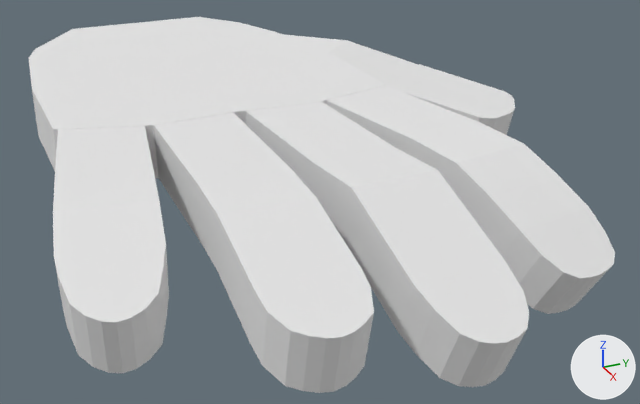
The OBJ model models/hand.obj: old version first, new version second.
Rendered twice from a 50 mm lens placed at (11.13, -3.13, 3.6), pointed at (2.0, 0.98, -0.97). Every picture has the same lights, and +X, +Y and +Z are marked at lower right. Where no turn or scale is listed for an object, it has been applied to the vertices.
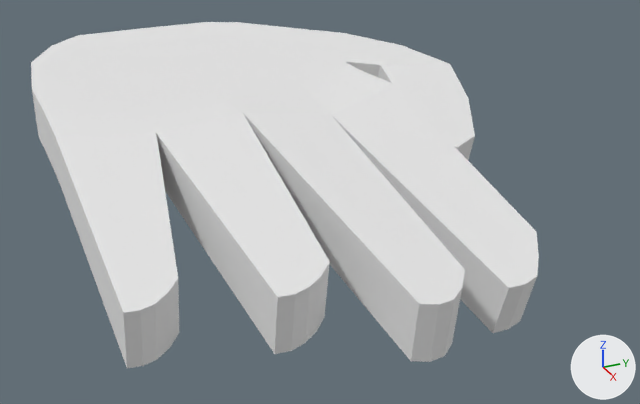
Location of each change, [x1, y1, x2, y2] in pixels of the pictures (640 x 404 px):
'Cube', reshaped (43% wider, 114% taller): before [29, 17, 385, 178]; after [31, 22, 539, 368]
'Cube.001', deleted: before [246, 102, 529, 387]
'Cube.002', deleted: before [154, 113, 374, 393]
'Cube.003', deleted: before [53, 126, 169, 373]
'Cube.004', deleted: before [327, 85, 615, 314]
'Cube.006', deleted: before [389, 64, 515, 135]
'Cube.005', deleted: before [282, 34, 418, 86]

What the commit changed:
me_cube is used by ob_cube; location (0.0, 0.0, 0.0).
me_cube had 98 vertices, 96 faces and spanned x -2.93..1.95, y -2.03..2.03, z -0.32..0.32.
me_cube now has 505 vertices, 438 faces and spans x -2.53..5.73, y -2.03..3.41, z -1.21..0.39.
me_cube part 1: 54 vertices moved from x -2.93..1.95, y -2.03..2.03, z -0.32..0.32 to x -2.53..2.22, y -2.03..2.24, z -0.35..0.39; 6 vertices removed from x 1.95, y -1.02..1.02, z -0.16..0.16; 413 vertices added at x -0.97..5.73, y -2.03..3.41, z -1.21..0.32.
Object 'Cube.001' (ob_cube_001) is deleted.
Object 'Cube.002' (ob_cube_002) is deleted.
Object 'Cube.003' (ob_cube_003) is deleted.
Object 'Cube.004' (ob_cube_004) is deleted.
Object 'Cube.005' (ob_cube_005) is deleted.
Object 'Cube.006' (ob_cube_006) is deleted.
